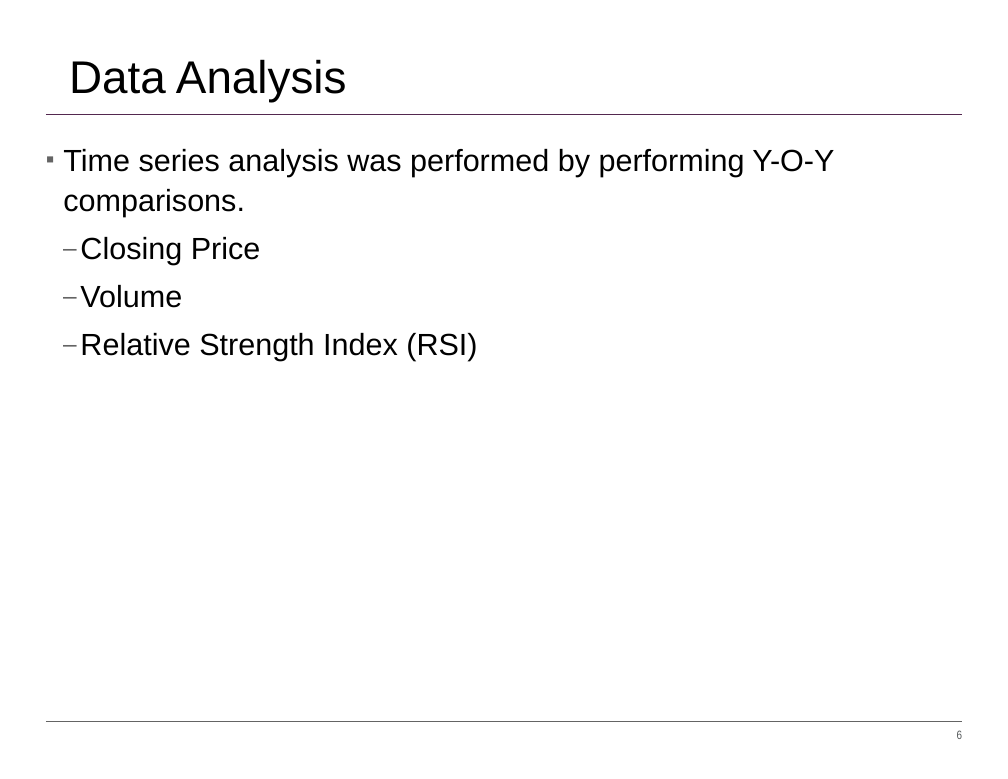
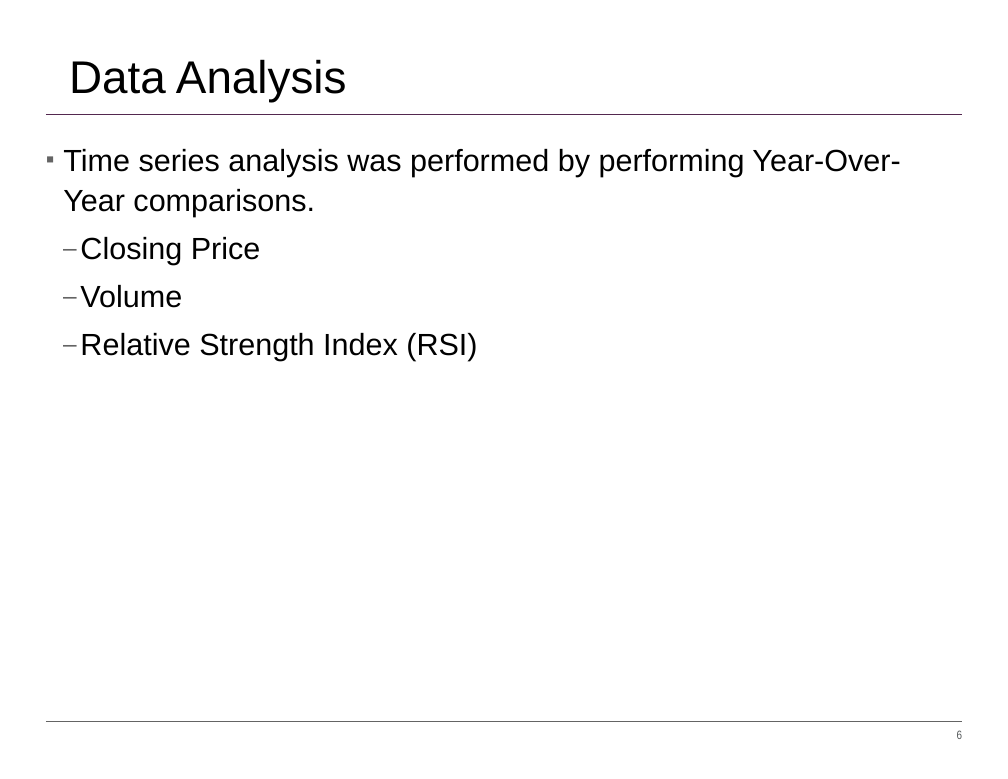
Before and after one commit to timothyyu/pr1-apple-stock-analysis, a slide deck: slide 6 of DataScience Project-One_Rutgers.pptx. Drawn at 1008x779 pixels with LibreOffice and Linux fonts; fonts in the diff are those of the drawing. Boxes give left, top, right and bottom in pixels: in the first picture for what was removed or moved away, otherwise in the second. Text is boxed around its words. In the diff, an @@ line names an element or a change of style, - is before the commit and + after.

```diff
--- a/DataScience Project-One_Rutgers.pptx
+++ b/DataScience Project-One_Rutgers.pptx
@@ text at (63, 149, 900, 217): text changed @@
-▪ Time series analysis was performed by performing Y-O-Y comparisons.
+▪ Time series analysis was performed by performing Year-Over-Year comparisons.
```
Also in this commit, not shown: 3 other slides changed.
